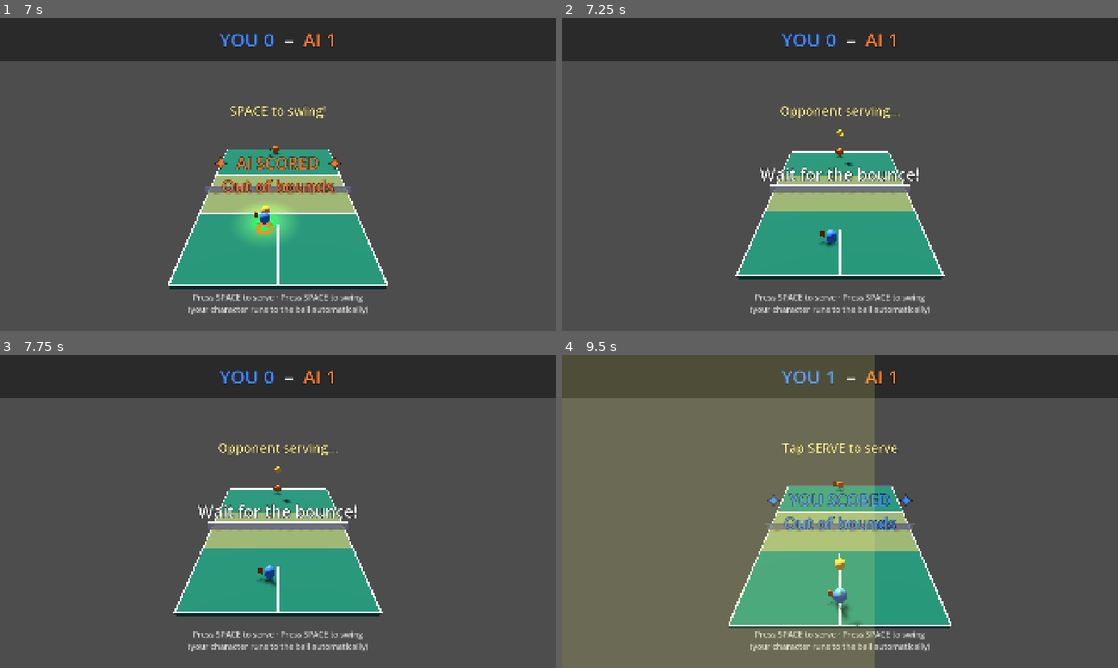
Above: before the commit, frames 1-4 (two rows, left to right).
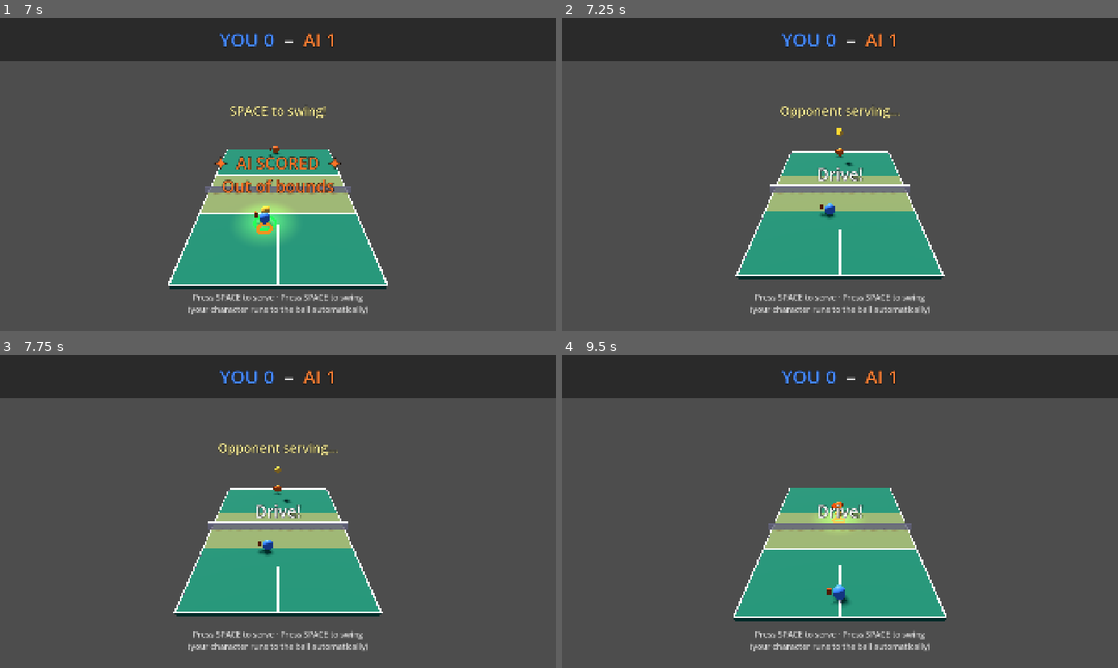
Above: after the commit, the same moments.

Repository: altafhssn/pickleball
Game: Godot game, scene res://scenes/Main.tscn
Two runs of this game, one before a commit and one after it. Both use one fixed random seed, a clock stepped at 60 frames per second and the inputs below.
Inputs (mouse positions are in pixels of both pictures, inside the frame that each line leads up to):
- Up to frame 1 (7 s): click "▲" at 0.5 s; click "◀" at 1.25 s; click "▶" at 2 s; click "▼" at 2.75 s; click "▶ Quick Match" at 3.5 s; tap Space at 4.25, 4.52, 5, 5.75, 6.5 s; move the mouse to (400, 158) at 4.27 s; click (400, 158) at 4.42 s; drag from (166, 190) to (250, 237) at 5.02 s; move the mouse to (333, 105) at 5.77 s; click (333, 105) at 5.92 s; drag from (250, 237) to (111, 127) at 6.52 s
- Up to frame 2 (7.25 s): no input
- Up to frame 3 (7.75 s): tap Space at 7.25, 7.52 s; move the mouse to (444, 558) at 7.27 s; click (444, 558) at 7.42 s
- Up to frame 4 (9.5 s): tap Space at 8 s; drag from (673, 464) to (756, 433) at 8.02 s; move the mouse to (867, 511) at 8.77 s; click (867, 511) at 8.92 s

Frame 1 is identical in both runs. In frame 2, 1.0% of the frame differs, in the area x 35-65%, y 35-73%; in frame 3, 1.0%; in frame 4, 55%, in the area x 0-70%, y 0-100%.

Commit message:
[swing] Tighter 'on your side' check + unify swipe path
User: 'when i press space, even when the ball is in the other court,
it hits'. Two root causes:

1. The mouse-swipe path (_handle_player_shot, fired by
   emulate_touch_from_mouse) used a legacy direct ball.hit() call
   with no distance / approach checks — only the outer ball.z<0
   gate. So as soon as the ball had crossed the net by even 1 mm, a
   swipe would connect. Now _handle_player_shot just picks the shot
   type from the swipe direction and delegates to the same
   _player_swing_with_shot() pipeline that the keyboard and touch
   buttons use, getting the range, approach, and timing-quality
   checks for free. Removed the unreachable legacy body.

2. The swing-path's own z<0 check allowed swings even when the ball
   was a millimetre into the player's half. Tightened to z < -0.1
   so the ball must be clearly on the player's side, not still
   crossing the net.

Co-Authored-By: Claude Opus 4.7 <noreply@anthropic.com>

Diff:
--- a/scripts/Main.gd
+++ b/scripts/Main.gd
@@ -308,7 +308,13 @@
 # touch buttons. Computes the timing quality, shows feedback, applies a
 # power proportional to that quality.
 func _player_swing_with_shot(shot_type: int) -> void:
-	if not (rally_active and ball.is_in_play and ball.position.z < 0):
+	if not (rally_active and ball.is_in_play):
+		return
+	# Ball must be solidly on the player's side, not still passing over the
+	# net. The 0.1 margin treats anything within 10 cm of the net as "not
+	# yet on your side" — prevents the 'I swung but the ball was on the
+	# other court' feeling.
+	if ball.position.z > -0.1:
 		return
 	if ball.linear_velocity.z > 0.5:
 		return  # ball flying away, can't be hit
@@ -973,42 +979,19 @@
 	hud.show_serve_indicator("")
 	hud.show_gesture_guide(true)
 
-func _handle_player_shot(swipe_dir: String, velocity: Vector2) -> void:
-	if _is_two_bounce_violation():
-		# Don't fault — just ignore the press so a panic-swipe doesn't
-		# instantly lose the point. The HUD already shows
-		# "Wait for the bounce…" while we're in this phase.
-		hud.show_message("Wait for the bounce!")
-		return
-	var power = clampf(velocity.length() / 400.0, 0.3, 1.0)
-	var shot_type: int
-	var direction: Vector3
-
-	# Player at -z, opponent at +z. All shots fire toward +z (opponent's side).
+func _handle_player_shot(swipe_dir: String, _velocity: Vector2) -> void:
+	# Swipe direction picks the shot type; the rest (range check,
+	# timing-quality flash, power, target) is the unified swing path,
+	# so mouse swipes get the same gating as keyboard / touch buttons.
+	var shot_type: int = BallRef.ShotType.DRIVE
 	match swipe_dir:
 		"up":
 			shot_type = BallRef.ShotType.LOB
-			direction = Vector3(0, 0.7, 1.0).normalized()
 		"down":
 			shot_type = BallRef.ShotType.DINK
-			direction = Vector3(0, 0.3, 0.8).normalized()
-		"left":
-			shot_type = BallRef.ShotType.DRIVE
-			direction = Vector3(-0.5, 0.1, 0.9).normalized()
-		"right":
-			shot_type = BallRef.ShotType.DRIVE
-			direction = Vector3(0.5, 0.1, 0.9).normalized()
 		_:
 			shot_type = BallRef.ShotType.DRIVE
-			direction = Vector3(0, 0.2, 1.0).normalized()
-
-	ball.hit(power, direction, shot_type)
-	ball.last_hitter_id = 0
-	last_player_shot_type = shot_type
-	EventBus.ball_hit.emit(0, shot_type, power)
-	_announce_shot(shot_type)
-	if match_manager:
-		match_manager.record_hit()
+	_player_swing_with_shot(shot_type)
 
 func _on_tap_detected(_position: Vector2) -> void:
 	# If charging, release power shot
